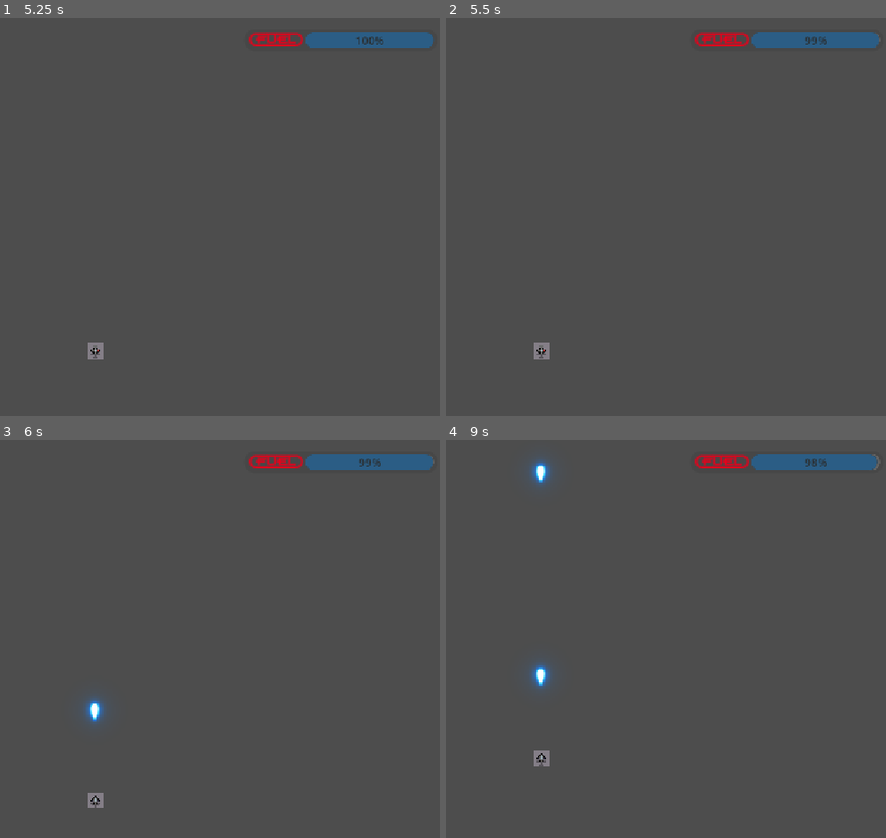
Above: before the commit, frames 1-4 (two rows, left to right).
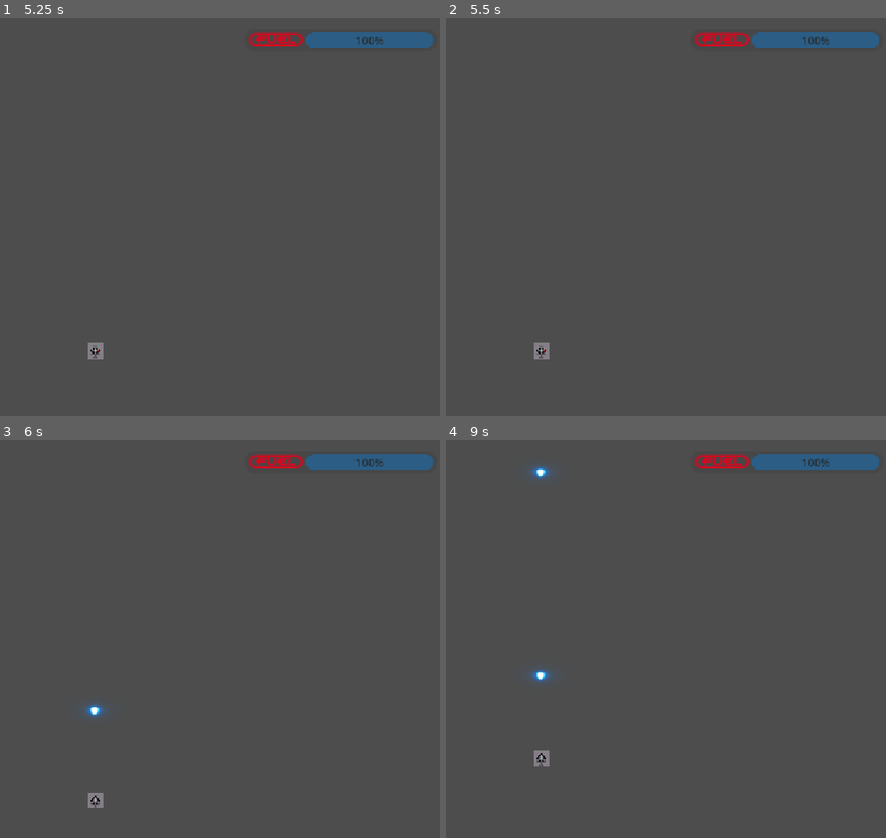
Above: after the commit, the same moments.

Repository: ikostan/SkyLockAssault
Game: Godot game, scene res://scenes/main_menu.tscn
Same seed, same stepped clock (60 frames per second), same inputs: the game is played once before the commit and once after it. The engine's default icon, where the game draws it, is replaced by a stand-in: a white triangle on a blue panel in a dark square. Video files are missing from this copy of the repository; at most half a second of black plays in their place.
Inputs (mouse positions are in pixels of both pictures, inside the frame that each line leads up to):
- Up to frame 1 (5.25 s): tap Enter at 0.5, 2, 5 s; move the mouse to (250, 197) at 0.52 s; hold D (move_right) 0.53-1.25 s; hold Space (fire) 0.53-1.25 s; click (250, 197) at 0.67 s; tap Q (next_weapon) at 0.8, 2.3, 3.8 s; drag from (outside the picture) to (57, 296) at 1.27 s; move the mouse to (167, 129) at 2.02 s; hold D (move_right) 2.03-2.75 s; hold Space (fire) 2.03-2.75 s; drag from (57, 296) to (outside the picture) at 2.77 s; move the mouse to (308, 276) at 3.52 s; hold A (move_left) 3.53-4.25 s; hold Space (fire) 3.53-4.25 s; click "{START=GAME}" at 4.25 s; drag from (outside the picture) to (96, 348) at 5.02 s
- Up to frame 2 (5.5 s): no input
- Up to frame 3 (6 s): tap Space (fire) at 5.75 s; move the mouse to (132, 639) at 5.77 s; hold X (move_backward) from 5.78 s (still down); hold Space (fire) from 5.78 s (still down); click (132, 639) at 5.92 s
- Up to frame 4 (9 s): tap Q (next_weapon) at 6.05, 7.55 s; release X (move_backward) at 6.5 s; release Space (fire) at 6.5 s; drag from (outside the picture) to (542, 830) at 6.52 s; move the mouse to (696, 619) at 7.27 s; hold W (move_forward) 7.28-8 s; hold Space (fire) 7.28-8 s; drag from (outside the picture) to (542, 730) at 8.02 s; move the mouse to (613, 551) at 8.77 s; hold X (move_backward) from 8.78 s (still down); hold Space (fire) from 8.78 s (still down)

Frame 1 is identical in both runs. In frame 2, less than 0.1% of the frame differs, in the area x 81-99%, y 4-8%; in frame 3, 0.2%; in frame 4, 0.4%, in the area x 19-99%, y 3-63%.

Commit message:
Refactor weapon and bullet system with modular firing
Reworked the weapon and bullet system to use modular weapon types and a new bullet firing mechanism. The Player now delegates firing and weapon switching to a WeaponManager node, which instantiates weapon scenes from an array. The bullet script was rewritten to handle its own firing logic, projectile instantiation, and sound playback, improving flexibility and debugging. Scene files were updated to match the new node structure and exported properties.

Diff:
--- a/scenes/Player.tscn
+++ b/scenes/Player.tscn
@@ -1,7 +1,8 @@
-[gd_scene load_steps=5 format=3 uid="uid://37rarq1yywmc"]
+[gd_scene load_steps=6 format=3 uid="uid://37rarq1yywmc"]
 
 [ext_resource type="Texture2D" uid="uid://gnx6aovalhxs" path="res://files/sprite/PixelPlanesAssetPack.png" id="1_p0vlq"]
 [ext_resource type="Script" uid="uid://bcplrymg5tt06" path="res://scripts/player.gd" id="1_v6fml"]
+[ext_resource type="PackedScene" uid="uid://blc0ioe12jlnk" path="res://scenes/bullet.tscn" id="3_dqkch"]
 [ext_resource type="PackedScene" uid="uid://bafpwe0qf0vm0" path="res://scenes/weapon.tscn" id="3_qhqgy"]
 
 [sub_resource type="RectangleShape2D" id="RectangleShape2D_5q5h1"]
@@ -13,6 +14,8 @@
 [node name="CharacterBody2D" type="CharacterBody2D" parent="."]
 
 [node name="Weapon" parent="CharacterBody2D" instance=ExtResource("3_qhqgy")]
+visible = false
+weapon_types = Array[PackedScene]([ExtResource("3_dqkch")])
 
 [node name="Sprite2D" type="Sprite2D" parent="CharacterBody2D"]
 texture_filter = 1
--- a/scenes/bullet.tscn
+++ b/scenes/bullet.tscn
@@ -1,29 +1,26 @@
-[gd_scene load_steps=6 format=3 uid="uid://blc0ioe12jlnk"]
+[gd_scene load_steps=5 format=3 uid="uid://blc0ioe12jlnk"]
 
 [ext_resource type="Script" uid="uid://uyw8e8i6adxn" path="res://scripts/bullet.gd" id="1_mkf8s"]
 [ext_resource type="Texture2D" uid="uid://b7utqr70u1mex" path="res://files/sprite/laser_sprites/01.png" id="2_y25gk"]
 [ext_resource type="AudioStream" uid="uid://881t7na373tm" path="res://files/sounds/sfx/retro-laser-1-236669.mp3" id="3_l5glv"]
 
-[sub_resource type="CircleShape2D" id="CircleShape2D_y25gk"]
+[sub_resource type="CircleShape2D" id="CircleShape2D_l5glv"]
+radius = 5.0
 
-[sub_resource type="CircleShape2D" id="CircleShape2D_mkf8s"]
-
-[node name="BulletRigidBody2D" type="RigidBody2D"]
+[node name="BulletFirer" type="Node2D"]
 texture_filter = 1
 script = ExtResource("1_mkf8s")
+projectile_texture = ExtResource("2_y25gk")
 
-[node name="CollisionShape2D" type="CollisionShape2D" parent="."]
-shape = SubResource("CircleShape2D_y25gk")
-
-[node name="Sprite2D" type="Sprite2D" parent="."]
-texture_filter = 1
-texture = ExtResource("2_y25gk")
+[node name="ShotSFX" type="AudioStreamPlayer2D" parent="."]
+stream = ExtResource("3_l5glv")
+bus = &"SFX"
 
 [node name="Area2D" type="Area2D" parent="."]
 
 [node name="CollisionShape2D" type="CollisionShape2D" parent="Area2D"]
-shape = SubResource("CircleShape2D_mkf8s")
+shape = SubResource("CircleShape2D_l5glv")
 
-[node name="AudioStreamPlayer2D" type="AudioStreamPlayer2D" parent="."]
-stream = ExtResource("3_l5glv")
-bus = &"SFX"
+[node name="Sprite2D" type="Sprite2D" parent="Area2D"]
+texture_filter = 1
+texture = ExtResource("2_y25gk")
--- a/scenes/weapon.tscn
+++ b/scenes/weapon.tscn
@@ -1,13 +1,6 @@
-[gd_scene load_steps=3 format=3 uid="uid://bafpwe0qf0vm0"]
+[gd_scene load_steps=2 format=3 uid="uid://bafpwe0qf0vm0"]
 
 [ext_resource type="Script" uid="uid://dcr6gx3oaboj8" path="res://scripts/weapon.gd" id="1_xasec"]
 
-[sub_resource type="CircleShape2D" id="CircleShape2D_6nu22"]
-
-[node name="Weapon" type="Node2D"]
+[node name="WeaponManager" type="Node2D"]
 script = ExtResource("1_xasec")
-
-[node name="Area2D" type="Area2D" parent="."]
-
-[node name="CollisionShape2D" type="CollisionShape2D" parent="Area2D"]
-shape = SubResource("CircleShape2D_6nu22")
--- a/scripts/bullet.gd
+++ b/scripts/bullet.gd
@@ -1,23 +1,92 @@
-extends RigidBody2D
+# bullet.gd - UPDATED: Extra debug for script load + fire confirm (Godot v4.4 Win10 instantiate bug fix)
+extends Node2D
 
-@export var speed: float = 400.0
-@export var lifetime: float = 50.0
-@export var damage: int = 10
+@export var fire_rate: float = 0.15  # Seconds between shots – adjust for balance (learning: lower = faster fire)
+@export var muzzle_offset: Vector2 = Vector2(0, -25)  # Spawn offset from plane – tweak for visuals
+@export var projectile_speed: float = 400.0  # Bullet speed – higher = faster travel
+@export var projectile_lifetime: float = 5.0  # Auto-destroy time – prevents memory leak
+@export var damage: int = 10  # Damage on hit – for enemy take_damage()
+@export var projectile_texture: Texture2D  # Drag PNG in Inspector – fallback icon if empty
+@export var shot_sound: AudioStream  # Drag MP3/OGG – fallback retro-laser
 
-@onready var area: Area2D = $Area2D
-@onready var shot_sfx: AudioStreamPlayer2D = $AudioStreamPlayer2D
-
+var can_fire: bool = true
+var timer: Timer
+# Child node for sound – must exist in scene
+@onready var shot_sfx: AudioStreamPlayer2D = $ShotSFX
 
 func _ready() -> void:
-	gravity_scale = 0.0  # No gravity—constant upward speed
-	linear_velocity = Vector2(0, -speed)
-	if area:
-		area.connect("area_entered", _on_hit)
-	get_tree().create_timer(lifetime).timeout.connect(queue_free)
+	Globals.log_message("*** BulletFirer _ready: Script LOADED! Name: " + name + " ShotSFX: " + str(shot_sfx), Globals.LogLevel.DEBUG)  # NEW: Confirm script runs on instantiate
+	if not projectile_texture:
+		projectile_texture = preload("res://icon.svg")  # Godot icon fallback – visible small dot for testing
+		push_warning(name + ": No texture; using fallback.")
+	if not shot_sound:
+		shot_sound = preload("res://files/sounds/sfx/retro-laser-1-236669.mp3")  # Fallback sound – download free SFX if missing
+		push_warning(name + ": Default sound.")
 
+	# Polyphonic sound – allows overlaps for rapid fire (Godot learning: prevents audio cutoff)
+	var poly: AudioStreamPolyphonic = AudioStreamPolyphonic.new()
+	poly.polyphony = 12  # Max simultaneous sounds – adjust for performance
+	if shot_sfx:
+		shot_sfx.stream = poly
+		# NEW: Start the player to activate polyphonic playback
+		shot_sfx.play()
+	else:
+		push_error("ShotSFX missing! Add AudioStreamPlayer2D child named 'ShotSFX' in bullet.tscn.")
 
-func _on_hit(body: Node2D) -> void:
-	Globals.log_message("Bullet hit: " + str(body.name), Globals.LogLevel.DEBUG)
-	if body.has_method("take_damage"):
-		body.take_damage(damage)
-	queue_free()
+	timer = Timer.new()
+	timer.one_shot = true
+	add_child(timer)
+	timer.timeout.connect(func() -> void: can_fire = true)  # Cooldown reset
+
+func fire() -> void:
+	Globals.log_message("*** BulletFirer.fire(): Called! can_fire: " + str(can_fire), Globals.LogLevel.DEBUG)  # NEW: Confirm method exists/runs
+	if not can_fire: return
+	can_fire = false
+	timer.start(fire_rate * Globals.difficulty)
+
+	spawn_projectile()  # Spawns bullet – programmatic (no extra scene = efficient)
+
+	if shot_sfx:
+		var playback: AudioStreamPlaybackPolyphonic = shot_sfx.get_stream_playback()
+		if playback:
+			playback.play_stream(shot_sound)
+			Globals.log_message("Bullet weapon fired (sound: " + shot_sound.resource_path.get_file() + ")", Globals.LogLevel.DEBUG)
+		else:
+			push_warning("Polyphonic playback null—ensure shot_sfx.play() was called!")
+
+func spawn_projectile() -> void:
+	var proj: RigidBody2D = RigidBody2D.new()  # Projectile body – physics for movement/collision
+	proj.name = "BulletProjectile"
+	proj.gravity_scale = 0.0  # No gravity – top-down space flight
+	proj.linear_velocity = Vector2(0, -projectile_speed)  # Up velocity (negative y = up in Godot 2D)
+	proj.global_position = global_position + muzzle_offset  # Spawn at muzzle
+	proj.global_rotation = -PI / 2  # Rotate sprite up if needed
+
+	# Collision detection – Area2D for hit events (learning: lighter than RigidBody collisions)
+	var area: Area2D = Area2D.new()
+	proj.add_child(area)
+	area.area_entered.connect(func(body: Node2D) -> void:
+		Globals.log_message("Projectile hit: " + body.name, Globals.LogLevel.DEBUG)
+		if body.has_method("take_damage"):
+			body.take_damage(damage)  # Apply damage to enemy
+		proj.queue_free()  # Destroy on hit
+	)
+
+	# Sprite for visuals – drag texture in Inspector
+	var sprite: Sprite2D = Sprite2D.new()
+	sprite.texture = projectile_texture
+	sprite.scale = Vector2(0.5, 1.0)  # Scale for bullet size – tweak
+	proj.add_child(sprite)
+
+	# Collision shape – rectangle for bullet hitbox (learning: match sprite size)
+	var collision: CollisionShape2D = CollisionShape2D.new()
+	var shape: RectangleShape2D = RectangleShape2D.new()
+	shape.size = Vector2(4, 12)  # Thin/tall – adjust for accuracy
+	collision.shape = shape
+	area.add_child(collision)
+
+	get_tree().root.add_child(proj)  # Add to root – global for bullets
+	proj.add_to_group("bullets")  # Group for cleanup/query (e.g., count bullets)
+
+	# Timer destroy – prevents off-screen leaks (learning: memory management)
+	get_tree().create_timer(projectile_lifetime).timeout.connect(func() -> void: proj.queue_free())
--- a/scripts/player.gd
+++ b/scripts/player.gd
@@ -24,6 +24,7 @@
 # Weapon system
 var weapons: Array[Node] = []  # Fill in editor or _ready
 var current_weapon: int = 0
+var screen_size: Vector2
 
 # Onreadys next
 @onready var player: CharacterBody2D = $CharacterBody2D
@@ -35,6 +36,8 @@
 @onready var fill_style: StyleBoxFlat = fuel_bar.get_theme_stylebox("fill")
 # Cached initial fill color
 @onready var progress_bar_bg_color: Color = fill_style.bg_color
+# In plane.gd (or main player script) - central input
+@onready var weapon: Node2D = $CharacterBody2D/Weapon  # Path to your WeaponManager node
 
 
 func _ready() -> void:
@@ -56,36 +59,34 @@
 	player_y_min = (screen_size.y * -0.83) + player_half_height
 	player_y_max = screen_size.y / 7
 
-	# One-time debug log (avoid per-frame spam)
-	Globals.log_message(
-		(
-			"Player boundaries set: x("
-			+ str(player_x_min)
-			+ ", "
-			+ str(player_x_max)
-			+ "), y("
-			+ str(player_y_min)
-			+ ", "
-			+ str(player_y_max)
-			+ ")"
-		),
-		Globals.LogLevel.DEBUG
-	)
+	# After player_half_width/height calc
+	Globals.log_message("Boundaries: x(" + str(player_x_min) + "-" + str(player_x_max) + ") y(" + str(player_y_min) + "-" + str(player_y_max) + ")", Globals.LogLevel.DEBUG)
 
+	# Initialize fuel
 	current_fuel = max_fuel
-	fuel_bar.value = current_fuel
-	fuel_timer.timeout.connect(_on_fuel_timer_timeout)
+	fuel_bar.max_value = max_fuel
+	fuel_bar.value = current_fuel  # Set initial progress
 	fuel_timer.start()
-	# Assumes child named "Weapon"; use get_node("Path/To/Weapon") if nested
-	weapons.append($CharacterBody2D/Weapon)
+
+	# Null-safe weapon log
+	if weapon:
+		Globals.log_message("Player ready. Weapons loaded: " + str(weapon.weapon_types.size()), Globals.LogLevel.DEBUG)
+	else:
+		push_error("Weapon node not found! Check player.tscn scene tree for $Weapon child.")
 
 
-# Choose a diferent weapon
 func _input(event: InputEvent) -> void:
+	if event.is_action_pressed("fire"):
+		Globals.log_message("Fire input pressed → calling weapon.fire()", Globals.LogLevel.DEBUG)
+		if weapon and weapon.has_method("fire"):
+			weapon.fire()
+		get_viewport().set_input_as_handled()
 	if event.is_action_pressed("next_weapon"):
-		current_weapon = (current_weapon + 1) % weapons.size()
-		for i in range(weapons.size()):
-			weapons[i].visible = (i == current_weapon)
+		Globals.log_message("Next weapon input pressed", Globals.LogLevel.DEBUG)
+		if weapon and weapon.has_method("switch_to") and weapon.get_num_weapons() > 1:
+			var next: int = (weapon.current_index + 1) % weapon.get_num_weapons()
+			weapon.switch_to(next)
+		get_viewport().set_input_as_handled()
 
 
 # Connect Timer's timeout signal
@@ -113,33 +114,16 @@
 	Globals.log_message("Fuel left: " + str(current_fuel), Globals.LogLevel.DEBUG)
 
 
-# warning-ignore:unused_parameter
 func _physics_process(_delta: float) -> void:
-	var direction: Vector2 = (
-		Input
-		. get_vector(
-			"move_left",
-			"move_right",
-			"move_forward",  # neg_y = forward → UP
-			"move_backward",  # pos_y = backward → DOWN
-		)
-	)
+	var direction: Vector2 = Input.get_vector("move_left", "move_right", "move_forward", "move_backward")
 	if direction != Vector2.ZERO:
+		Globals.log_message("Direction: " + str(direction) + " (Left pressed? x<0)", Globals.LogLevel.DEBUG)  # Temp debug
 		player.velocity = direction * speed
 	else:
 		player.velocity = Vector2.ZERO
 	player.move_and_slide()
 
-	# Get fresh screen_size each frame (handles resizes)
-	var screen_size: Vector2 = get_viewport_rect().size
-
-	# Clamp position (recompute mins/maxes if screen_size changes, or keep as-is for performance)
 	player.position.x = clamp(player.position.x, player_x_min, player_x_max)
 	player.position.y = clamp(player.position.y, player_y_min, player_y_max)
-
-	# Optional per-frame log (comment out unless debugging; it's spammy)
-	#Globals.log_message("Player positioned at: " + str(player.position), Globals.LogLevel.DEBUG)
-	Globals.log_message(
-		"Root global: " + str(global_position) + ", Child global: " + str(player.global_position),
-		Globals.LogLevel.DEBUG
-	)
+	# Comment out spammy log
+	# Globals.log_message("Root global: " + str(global_position) + ", Child global: " + str(player.global_position), Globals.LogLevel.DEBUG)
--- a/scripts/weapon.gd
+++ b/scripts/weapon.gd
@@ -1,43 +1,42 @@
+# weapon.gd - FIXED with debug logs for null current_weapon
 extends Node2D
 
-@export var bullet_scene: PackedScene = preload("res://scenes/bullet.tscn")
-@export var fire_rate: float = 0.5  # Seconds between shots
-@export var muzzle_offset: Vector2 = Vector2(0, -25)  # Fixed up; adjust based on plane size
+@export var weapon_types: Array[PackedScene] = []  # Drag bullet.tscn...
 
-var can_fire: bool = true
-var timer: Timer
-
+var current_weapon: Node2D
+var current_index: int = 0
 
 func _ready() -> void:
-	timer = Timer.new()
-	timer.one_shot = true
-	add_child(timer)
-	timer.timeout.connect(_on_can_fire)
+	Globals.log_message("Weapon _ready: Types size " + str(weapon_types.size()), Globals.LogLevel.DEBUG)
+	if weapon_types.is_empty():
+		push_error("Weapon: No weapon_types assigned!")
+		return
+	switch_to(0)
 
+func switch_to(index: int) -> void:
+	Globals.log_message("Switching to " + str(index) + ": " + str(weapon_types[index].resource_path if index < weapon_types.size() else "INVALID"), Globals.LogLevel.DEBUG)
+	if index < 0 or index >= weapon_types.size():
+		push_warning("Weapon: Invalid index " + str(index))
+		return
+	if current_weapon:
+		current_weapon.queue_free()
+	current_weapon = weapon_types[index].instantiate()
+	Globals.log_message("Instantiate result: " + str(current_weapon), Globals.LogLevel.DEBUG)
+	if current_weapon:
+		add_child(current_weapon)
+		current_weapon.position = Vector2.ZERO
+		current_index = index
+		Globals.log_message("Switched to " + current_weapon.name, Globals.LogLevel.INFO)
+	else:
+		push_error("Failed to instantiate weapon_types[" + str(index) + "] - check scene/script errors!")
+		current_weapon = null  # Explicit
 
-func _input(event: InputEvent) -> void:
-	if event.is_action_pressed("fire") and can_fire:
-		_fire()
+func fire() -> void:
+	if current_weapon and current_weapon.has_method("fire"):
+		Globals.log_message("Weapon.fire() delegating to " + current_weapon.name, Globals.LogLevel.DEBUG)
+		current_weapon.fire()
+	else:
+		push_error("Weapon.fire(): current_weapon null or no 'fire()' method! Types: " + str(weapon_types.size()))
 
-
-func _fire() -> void:
-	can_fire = false
-	# New: Scale cooldown with difficulty (longer wait if >1.0)
-	var scaled_rate: float = fire_rate * Globals.difficulty
-	timer.start(scaled_rate)
-	Globals.log_message("Firing with scaled cooldown: " + str(scaled_rate), Globals.LogLevel.DEBUG)
-
-	var bullet := bullet_scene.instantiate()
-	bullet.add_to_group("bullets")
-	# Updated: Use root instead of current_scene for reliability in tests/CI
-	get_tree().root.add_child(bullet)
-	bullet.global_position = global_position + muzzle_offset  # Fixed offset, no rotate
-	bullet.global_rotation = -PI / 2  # Point bullet up if sprite needs it
-	bullet.shot_sfx.play()
-	Globals.log_message(
-		"Firing bullet from weapon global: " + str(global_position), Globals.LogLevel.DEBUG
-	)
-
-
-func _on_can_fire() -> void:
-	can_fire = true
+func get_num_weapons() -> int:
+	return weapon_types.size()
